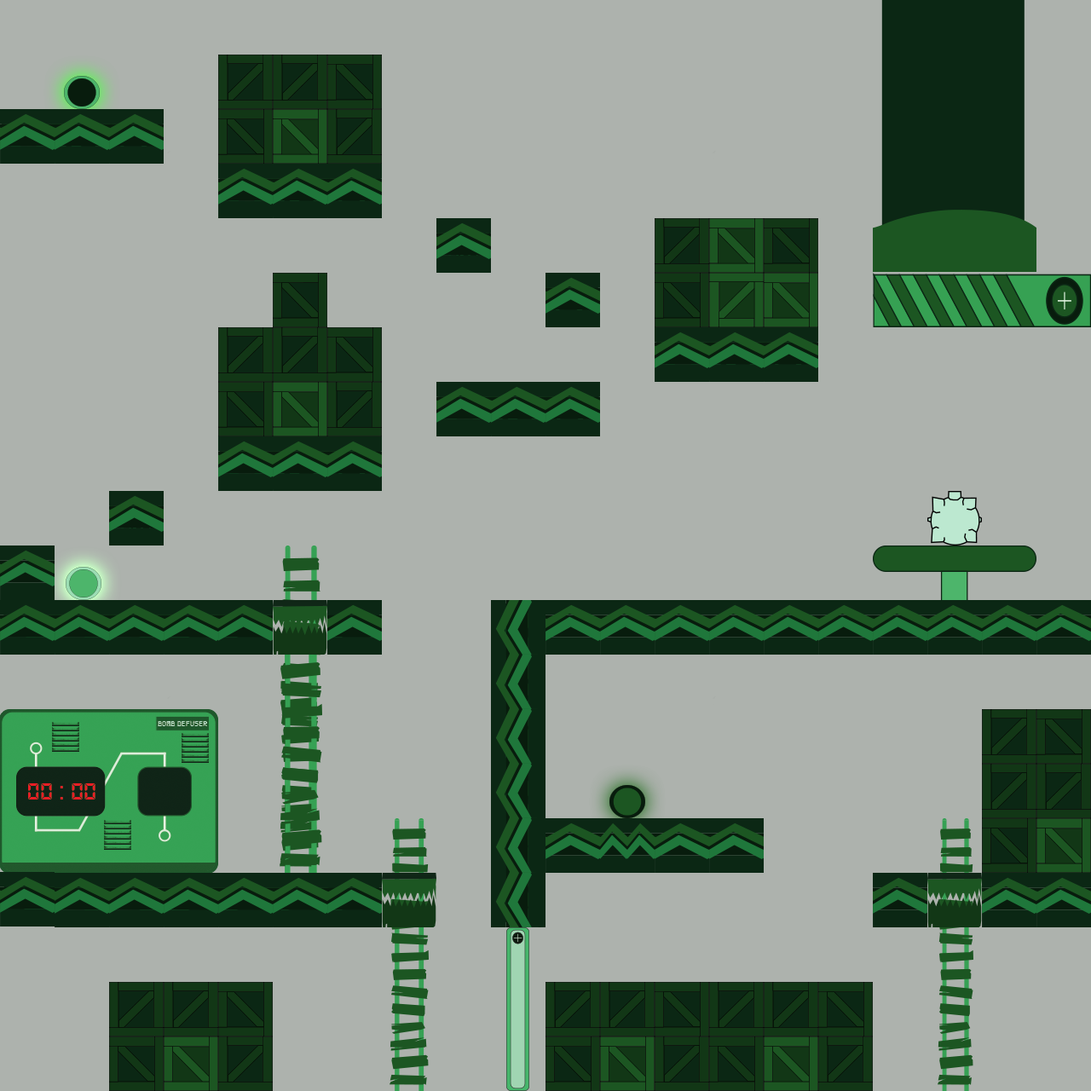
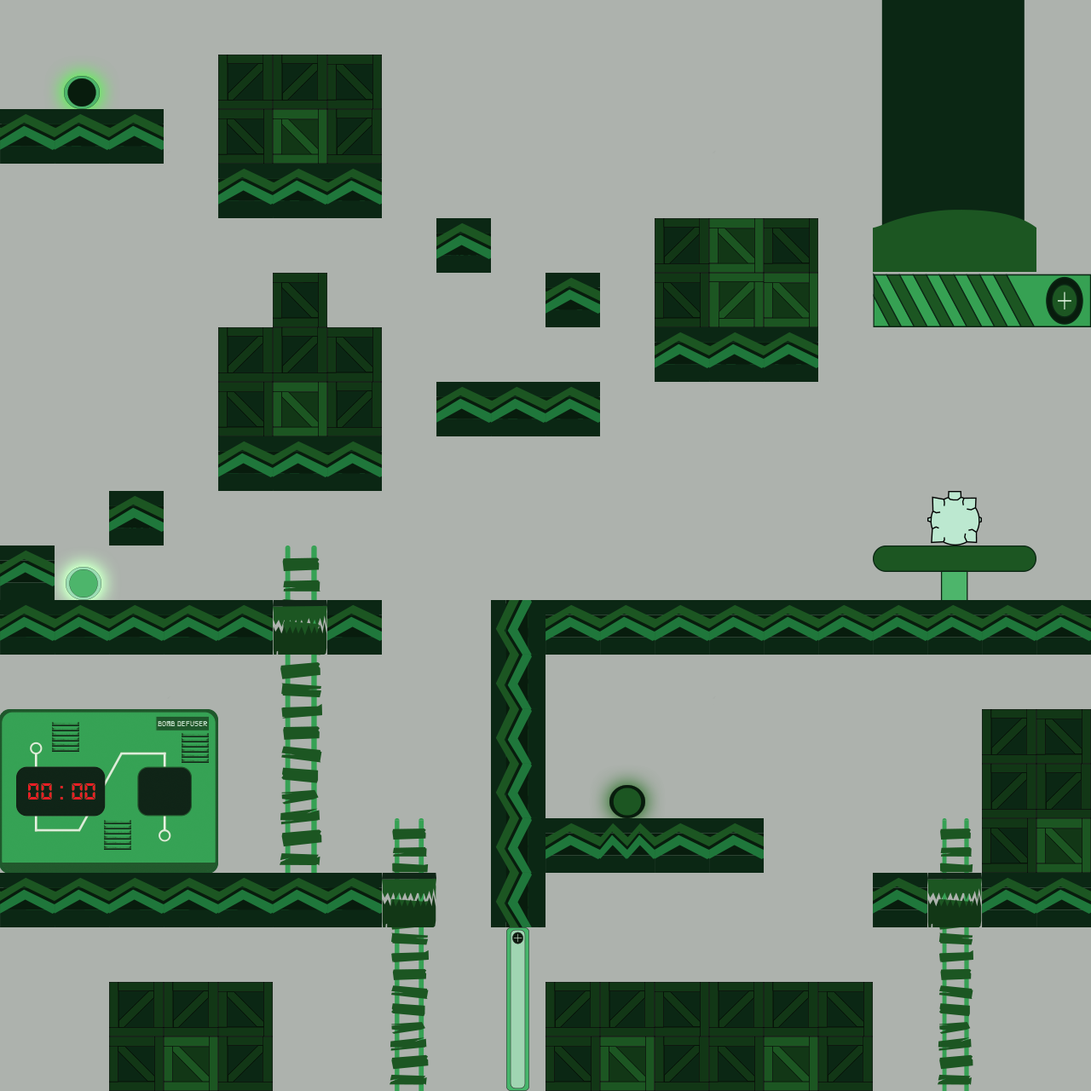
The second 1091x1091 image is a revision of the first. Changes to its layers:
painted on "level1LeftBottom" over <box>0,618,319,928</box>
